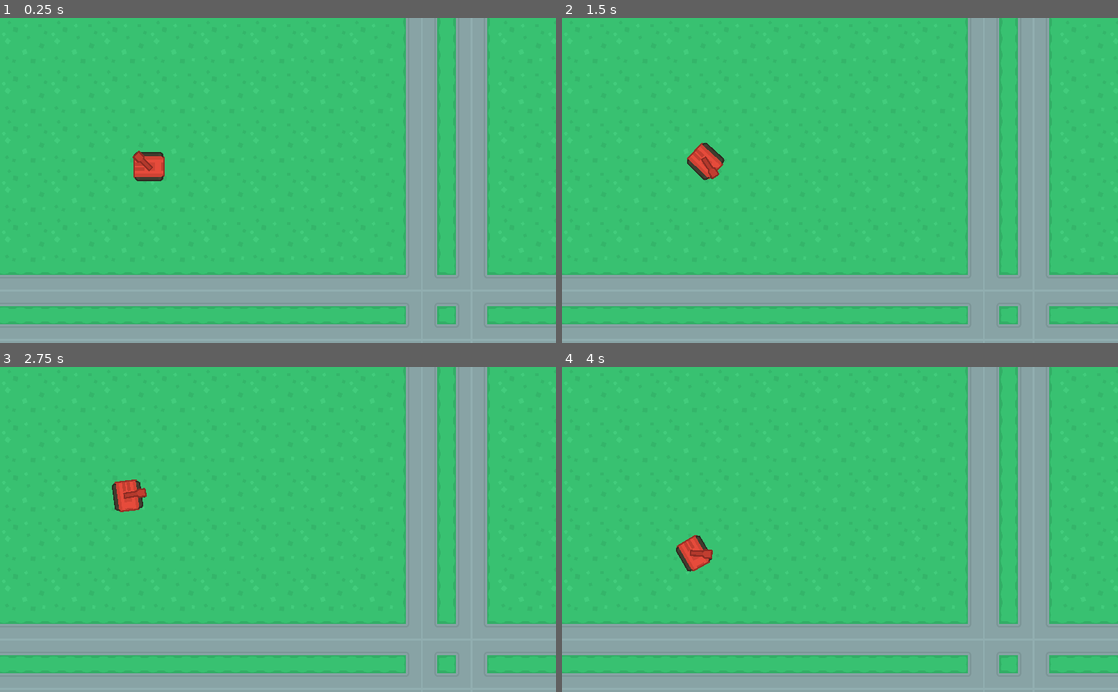
Above: before the commit, frames 1-4 (two rows, left to right).
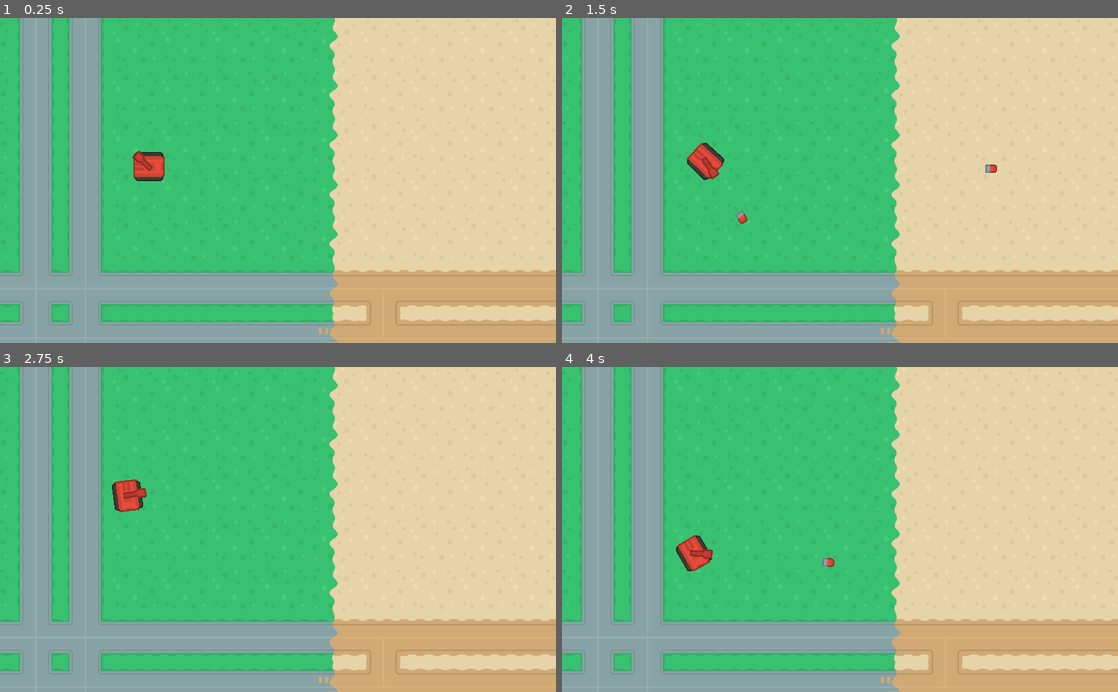
Above: after the commit, the same moments.

Repository: Fedena22/GodotTdT
Game: Godot game, scene res://maps/Map01.tscn
The game is run twice, just before and just after one commit, with the same random seed, the same clock (stepped at 60 frames per second) and the same inputs.
Inputs (mouse positions are in pixels of both pictures, inside the frame that each line leads up to):
- Up to frame 1 (0.25 s): no input
- Up to frame 2 (1.5 s): tap Enter at 0.5 s; move the mouse to (962, 164) at 0.52 s; hold D (turn_right) 0.53-1.28 s; click (962, 164) at 0.6 s; move the mouse to (728, 196) at 1.27 s; hold S (back) from 1.28 s (still down); click (728, 196) at 1.35 s
- Up to frame 3 (2.75 s): move the mouse to (333, 458) at 2.02 s; release S (back) at 2.03 s; hold D (turn_right) from 2.03 s (still down); click (333, 458) at 2.1 s
- Up to frame 4 (4 s): move the mouse to (812, 594) at 2.77 s; release D (turn_right) at 2.78 s; hold W (forward) 2.78-3.53 s; click (812, 594) at 2.85 s; move the mouse to (1006, 578) at 3.52 s; hold A (turn_left) from 3.53 s (still down); click (1006, 578) at 3.6 s

The runs differ from the first frame. In frame 1, 51% of the frame differs, in the area x 0-100%, y 0-100%; in frame 2, 51%; in frame 3, 51%; in frame 4, 51%.

Commit message:
--Export repaired --Added bullets --Player can shoot now --Tweaked enemy tank route

Diff:
--- /dev/null
+++ b/PlayerBullet.gd
@@ -0,0 +1 @@
+extends "res://bullets/Bullet.gd"
--- a/Tanks/EnemyTank.gd
+++ b/Tanks/EnemyTank.gd
@@ -26,7 +26,6 @@
 		$Turret.global_rotation = currenbt_dir.linear_interpolate(target_dir, turret_speed * delta).angle()
 
 func _on_DetectRadius_body_entered(body):
-	if body.name == "Player":
 		target = body
 
 func _on_DetectRadius_body_exited(body):
--- a/Tanks/EnemyTank.tscn
+++ b/Tanks/EnemyTank.tscn
@@ -16,8 +16,10 @@
 
 [node name="EnemyTank" instance=ExtResource( 1 )]
 
+collision_layer = 4
+collision_mask = 3
 script = ExtResource( 2 )
-Bullet = null
+_sections_unfolded = [ "Collision" ]
 speed = 150
 rotation_speed = 0.0
 gun_cooldown = 0.5
@@ -58,8 +60,11 @@
 gravity = 98.0
 linear_damp = 0.1
 angular_damp = 1.0
+collision_layer = 4
+collision_mask = 2
 audio_bus_override = false
 audio_bus_name = "Master"
+_sections_unfolded = [ "Collision" ]
 
 [node name="CollisionShape2D" type="CollisionShape2D" parent="DetectRadius" index="0"]
 
--- a/Tanks/Player.gd
+++ b/Tanks/Player.gd
@@ -1,4 +1,4 @@
-extends "res://Tanks/tank.gd"
+extends "res://Tanks/Tank.gd"
 
 func control(delta):
 	$Turret.look_at(get_global_mouse_position())
@@ -13,3 +13,5 @@
 		velocity = Vector2(speed, 0).rotated(rotation)
 	if Input.is_action_pressed('back'):
 		velocity = Vector2(-speed/2, 0).rotated(rotation)
+	if Input.is_action_just_pressed('click'):
+		shoot()
--- a/Tanks/Player.tscn
+++ b/Tanks/Player.tscn
@@ -1,18 +1,22 @@
-[gd_scene load_steps=5 format=2]
+[gd_scene load_steps=6 format=2]
 
 [ext_resource path="res://Tanks/Tank.tscn" type="PackedScene" id=1]
 [ext_resource path="res://Tanks/Player.gd" type="Script" id=2]
-[ext_resource path="res://Assets/onlyObjects_retina_rotated.png" type="Texture" id=3]
+[ext_resource path="res://bullets/PlayerBullet.tscn" type="PackedScene" id=3]
+[ext_resource path="res://Assets/onlyObjects_retina_rotated.png" type="Texture" id=4]
 
 [sub_resource type="RectangleShape2D" id=1]
 
 custom_solver_bias = 0.0
-extents = Vector2( 40.0681, 35.0238 )
+extents = Vector2( 33.6718, 35.9356 )
 
-[node name="Player" instance=ExtResource( 1 )]
+[node name="Player" index="0" instance=ExtResource( 1 )]
 
+collision_layer = 2
+collision_mask = 5
 script = ExtResource( 2 )
-Bullet = null
+_sections_unfolded = [ "Collision" ]
+Bullet = ExtResource( 3 )
 speed = 200
 rotation_speed = 1.0
 gun_cooldown = 0.4
@@ -40,11 +44,12 @@
 
 [node name="Muzzel" parent="Turret" index="0"]
 
-position = Vector2( 55, 0 )
+position = Vector2( 60, 0 )
 _sections_unfolded = [ "Transform" ]
 
 [node name="Camera2D" type="Camera2D" parent="." index="4"]
 
+position = Vector2( 0, -0.214638 )
 anchor_mode = 1
 rotating = false
 current = true
--- a/Tanks/Tank.tscn
+++ b/Tanks/Tank.tscn
@@ -1,4 +1,6 @@
-[gd_scene format=2]
+[gd_scene load_steps=2 format=2]
+
+[ext_resource path="res://Tanks/Tank.gd" type="Script" id=1]
 
 [node name="Tank" type="KinematicBody2D"]
 
@@ -6,6 +8,12 @@
 collision_layer = 1
 collision_mask = 1
 collision/safe_margin = 0.08
+script = ExtResource( 1 )
+Bullet = null
+speed = null
+rotation_speed = null
+gun_cooldown = null
+health = null
 
 [node name="Body" type="Sprite" parent="." index="0"]
 
@@ -21,3 +29,5 @@
 wait_time = 1.0
 one_shot = false
 autostart = false
+
+[connection signal="timeout" from="GunTimer" to="." method="_on_GunTimer_timeout"]
--- a/Tanks/tank.gd
+++ b/Tanks/tank.gd
@@ -1,5 +1,6 @@
 extends KinematicBody2D
 
+signal shoot
 signal health_changed
 signal dead
 
@@ -10,7 +11,7 @@
 export (int) var health
 
 var velocity = Vector2()
-var can_shot = true
+var can_shoot = true
 var alive = true
 
 
@@ -20,8 +21,18 @@
 func control(delta):
 	pass
 
+func shoot():
+	if can_shoot:
+		can_shoot = false
+		$GunTimer.start()
+		var dir = Vector2(1, 0).rotated($Turret.global_rotation)
+		emit_signal('shoot', Bullet, $Turret/Muzzel.global_position, dir)
+
 func _physics_process(delta):
 	if not alive:
 		return
 	control(delta)
 	move_and_slide(velocity)
+
+func _on_GunTimer_timeout():
+	can_shoot = true
--- /dev/null
+++ b/bullets/Bullet.gd
@@ -0,0 +1,27 @@
+extends Area2D
+
+export (int) var speed
+export (int) var damage
+export (float) var lifetime
+
+var velocity = Vector2()
+
+func start(_position, _direction):
+	position = _position
+	rotation = _direction.angle()
+	$Lifetime.wait_time = lifetime
+	velocity = _direction * speed
+
+func _process(delta):
+	position += velocity * delta
+
+func explode():
+	queue_free()
+
+func _on_Bullet_body_entered(body):
+	explode()
+	if body.has_method('take_damage'):
+		body.take_damage(damage)
+
+func _on_Lifetime_timeout():
+	explode()
--- /dev/null
+++ b/bullets/Bullet.tscn
@@ -0,0 +1,32 @@
+[gd_scene load_steps=2 format=2]
+
+[ext_resource path="res://bullets/Bullet.gd" type="Script" id=1]
+
+[node name="Bullet" type="Area2D"]
+
+input_pickable = true
+gravity_vec = Vector2( 0, 1 )
+gravity = 98.0
+linear_damp = 0.1
+angular_damp = 1.0
+audio_bus_override = false
+audio_bus_name = "Master"
+script = ExtResource( 1 )
+speed = null
+damage = null
+lifetime = null
+
+[node name="Sprite" type="Sprite" parent="." index="0"]
+
+[node name="CollisionShape2D" type="CollisionShape2D" parent="." index="1"]
+
+[node name="Lifetime" type="Timer" parent="." index="2"]
+
+process_mode = 1
+wait_time = 1.0
+one_shot = true
+autostart = true
+
+[connection signal="body_entered" from="." to="." method="_on_Bullet_body_entered"]
+
+[connection signal="timeout" from="Lifetime" to="." method="_on_Lifetime_timeout"]
--- /dev/null
+++ b/bullets/PlayerBullet.gd
@@ -0,0 +1 @@
+extends "res://bullets/Bullet.gd"
--- /dev/null
+++ b/bullets/PlayerBullet.tscn
@@ -0,0 +1,29 @@
+[gd_scene load_steps=5 format=2]
+
+[ext_resource path="res://bullets/Bullet.tscn" type="PackedScene" id=1]
+[ext_resource path="res://PlayerBullet.gd" type="Script" id=2]
+[ext_resource path="res://Assets/onlyObjects_retina_rotated.png" type="Texture" id=3]
+
+[sub_resource type="RectangleShape2D" id=1]
+
+custom_solver_bias = 0.0
+extents = Vector2( 15.1772, 10.3041 )
+
+[node name="PlayerBullet" instance=ExtResource( 1 )]
+
+script = ExtResource( 2 )
+speed = 750
+damage = 10
+lifetime = 0.5
+
+[node name="Sprite" parent="." index="0"]
+
+rotation = 3.14159
+texture = ExtResource( 3 )
+region_enabled = true
+region_rect = Rect2( 389, 323, 31, 24 )
+_sections_unfolded = [ "Region", "Transform" ]
+
+[node name="CollisionShape2D" parent="." index="1"]
+
+shape = SubResource( 1 )
--- a/maps/Map.gd
+++ b/maps/Map.gd
@@ -10,3 +10,8 @@
 	$Player/Camera2D.limit_right = map_limits.end.x * map_cellsize.x
 	$Player/Camera2D.limit_top = map_limits.position.y * map_cellsize.y
 	$Player/Camera2D.limit_bottom = map_limits.end.y * map_cellsize.y
+
+func _on_Tank_shoot(bullet, _position, _direction):
+	var b = bullet.instance()
+	add_child(b)
+	b.start(_position, _direction)
--- a/maps/Map01.tscn
+++ b/maps/Map01.tscn
@@ -9,15 +9,16 @@
 
 bake_interval = 5.0
 _data = {
-"points": PoolVector2Array( 0, 0, 15.5671, -2.99368, 835.829, 583.582, 43.7077, -77.8357, -48.0629, 77.8539, 832.219, 949.094, 0, 0, 81.0316, 80.2372, 885.466, 1005.95, 0, 0, 89.2117, 18.5608, 2191.38, 996.926, 0, 0, 69.4534, -30.5355, 2252.79, 922.951, 0, 0, 56.8799, -96.3965, 2243.26, 520.281, 0, 0, -109.569, -55.0837, 2104.51, 450.902, 0, 0, -135.314, -98.7915, 946.83, 454.983, 0, 0, 0, 0, 835.829, 583.582 )
+"points": PoolVector2Array( 0, 0, 15.5671, -2.99368, 815.87, 666.047, -9.47789, -80.0518, -0.417473, 83.3941, 801.465, 946.379, 0, 0, 281.586, 83.5613, 881.244, 1036.13, 0, 0, 157.91, -24.6525, 2188.72, 1071.59, 0, 0, -2.08379, -0.738308, 2364.29, 880.383, 0, 0, 4.08719, -122.179, 2366.75, 536.616, 0, 0, -0.300369, 3.8477, 2100.33, 423.664, 0, 0, -148.61, -6.82475, 946.83, 454.983, 0, 0, 0, 0, 835.829, 583.582, 0, 0, 0, 0, 815.87, 666.047 )
 }
 
-[node name="Map01" type="Node2D" index="0"]
+[node name="Map01" type="Node2D"]
 
 script = ExtResource( 1 )
 
 [node name="Ground" type="TileMap" parent="." index="0"]
 
+position = Vector2( -995.558, -4.3186 )
 mode = 0
 tile_set = ExtResource( 2 )
 cell_size = Vector2( 128, 128 )
@@ -43,12 +44,13 @@
 
 [node name="Path2D" type="Path2D" parent="Paths" index="0"]
 
+position = Vector2( 0, -4.56091 )
 curve = SubResource( 1 )
 
 [node name="PathFollow2D" type="PathFollow2D" parent="Paths/Path2D" index="0"]
 
-position = Vector2( 835.829, 583.582 )
-rotation = 0.783159
+position = Vector2( 815.87, 666.047 )
+rotation = 0.898285
 offset = 0.0
 h_offset = 0.0
 v_offset = 0.0
@@ -59,4 +61,7 @@
 
 [node name="EnemyTank" parent="Paths/Path2D/PathFollow2D" index="0" instance=ExtResource( 4 )]
 
+position = Vector2( -2.41797, -1.92551 )
 detect_radius = 400
+
+[connection signal="shoot" from="Player" to="." method="_on_Tank_shoot"]
--- a/project.godot
+++ b/project.godot
@@ -53,6 +53,13 @@
 turn_left=[ Object(InputEventKey,"resource_local_to_scene":false,"resource_name":"","device":0,"alt":false,"shift":false,"control":false,"meta":false,"command":false,"pressed":false,"scancode":65,"unicode":0,"echo":false,"script":null)
  ]
 
+[layer_names]
+
+2d_physics/layer_1="environment"
+2d_physics/layer_2="player"
+2d_physics/layer_3="enemies"
+2d_physics/layer_4="bullets"
+
 [rendering]
 
 quality/2d/use_pixel_snap=true
Not shown: 2 places in Tanks/Player.tscn that only renumber resources
Not shown, changed: export_presets.cfg
Not shown, changed: export/html/index.pck
